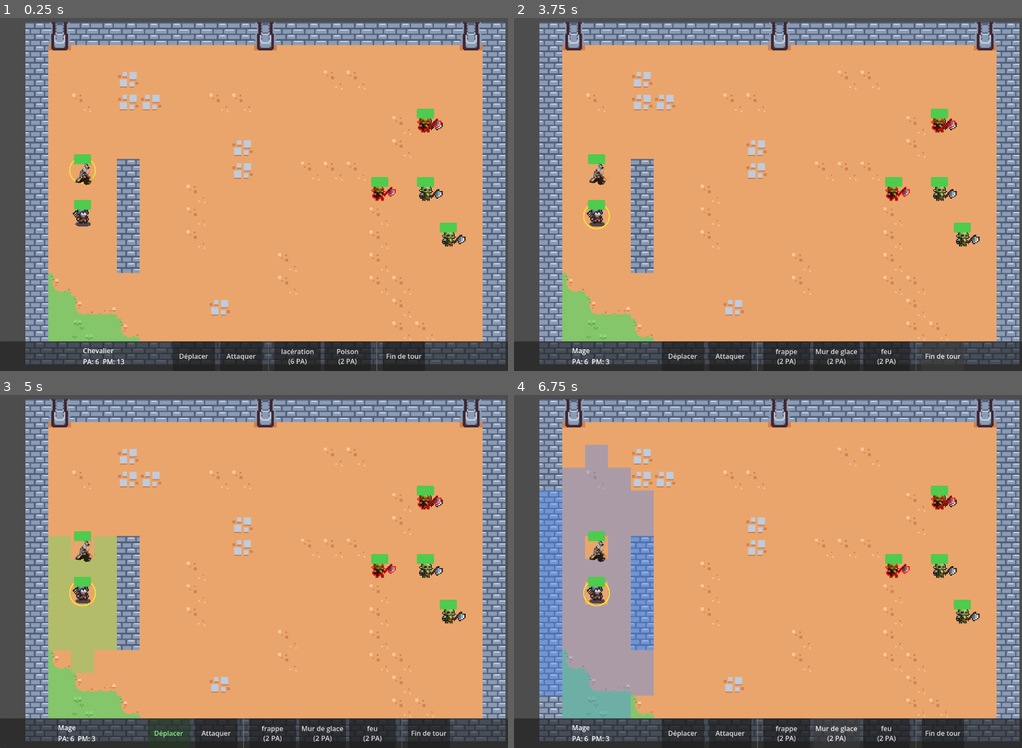
Above: before the commit, frames 1-4 (two rows, left to right).
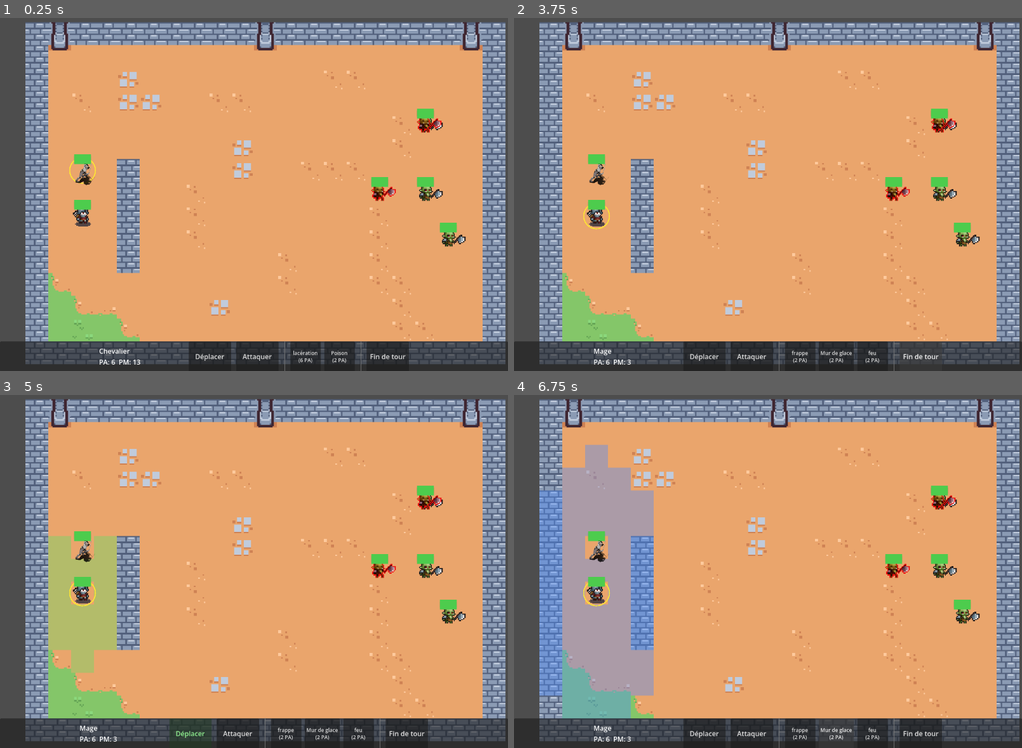
Above: after the commit, the same moments.

Repository: Essy7126/dungeon-draft-v-2
Game: Godot game, scene res://data/main.tscn
Two runs of this game, one before a commit and one after it. Both use one fixed random seed, a clock stepped at 60 frames per second and the inputs below.
Inputs:
- Up to frame 1 (0.25 s): no input
- Up to frame 2 (3.75 s): click "Déplacer" at 0.5 s; click "Attaquer" at 1.25 s; click "lacération (6 PA)" at 2 s; click "Poison (2 PA)" at 2.75 s; click "Fin de tour" at 3.5 s
- Up to frame 3 (5 s): click "Déplacer" at 4.25 s
- Up to frame 4 (6.75 s): click "Attaquer" at 5 s; click "frappe (2 PA)" at 5.75 s; click "Mur de glace (2 PA)" at 6.5 s

The runs differ from the first frame. In frame 1, 1.4% of the frame differs, in the area x 16-84%, y 91-100%; in frame 2, 1.4%; in frame 3, 1.7%, in the area x 11-89%, y 91-100%; in frame 4, 1.7%.

Commit message:
Update action_bar.gd

Diff:
--- a/ui/action_bar.gd
+++ b/ui/action_bar.gd
@@ -91,14 +91,30 @@
 
 	# Un bouton par sort de l'unité.
 	for spell in unit.spells:
+		if spell == null:
+			continue
+
 		var btn = Button.new()
-		btn.text = "%s\n(%d PA)" % [spell.spell_name, spell.ap_cost]
-		btn.custom_minimum_size = Vector2(110, 44)
+		btn.custom_minimum_size = Vector2(72, 72)
+		btn.tooltip_text = "%s\n%d PA" % [spell.spell_name, spell.ap_cost]
+
+		if spell.icon != null:
+			# --- Sort avec icône : on affiche l'image + le coût en PA. ---
+			btn.icon = spell.icon
+			btn.expand_icon = true             # l'icône s'adapte à la taille du bouton
+			btn.icon_alignment = HORIZONTAL_ALIGNMENT_CENTER
+			btn.vertical_icon_alignment = VERTICAL_ALIGNMENT_TOP
+			btn.text = "%d PA" % spell.ap_cost
+			btn.add_theme_font_size_override("font_size", 11)
+		else:
+			# --- Pas d'icône : fallback texte (nom + coût). ---
+			btn.text = "%s\n(%d PA)" % [spell.spell_name, spell.ap_cost]
+			btn.add_theme_font_size_override("font_size", 12)
+
 		# On capture le sort dans la lambda.
 		btn.pressed.connect(func(): spell_pressed.emit(spell))
 		_spell_box.add_child(btn)
 		_spell_buttons.append(btn)
-
 # ============================================================
 # MISE À JOUR
 # ============================================================
